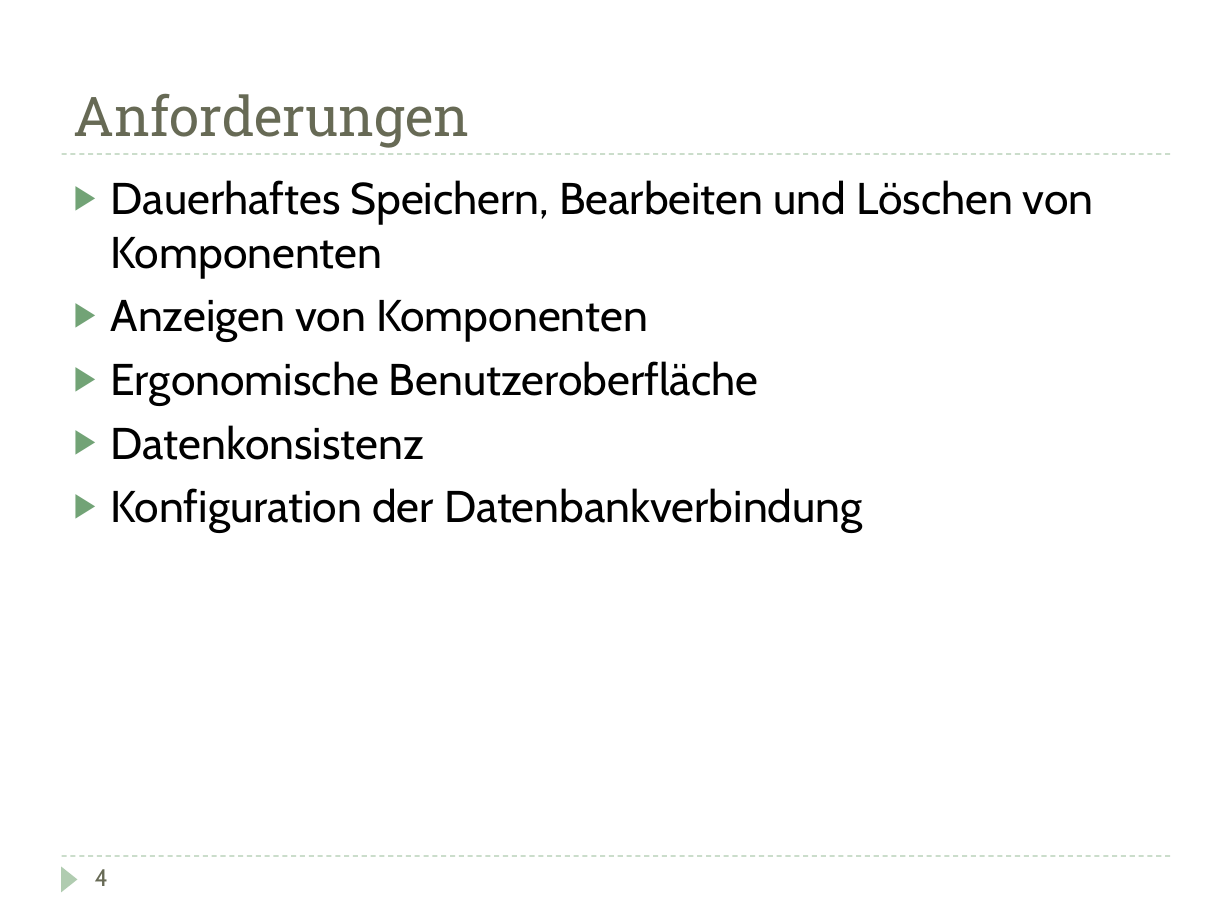
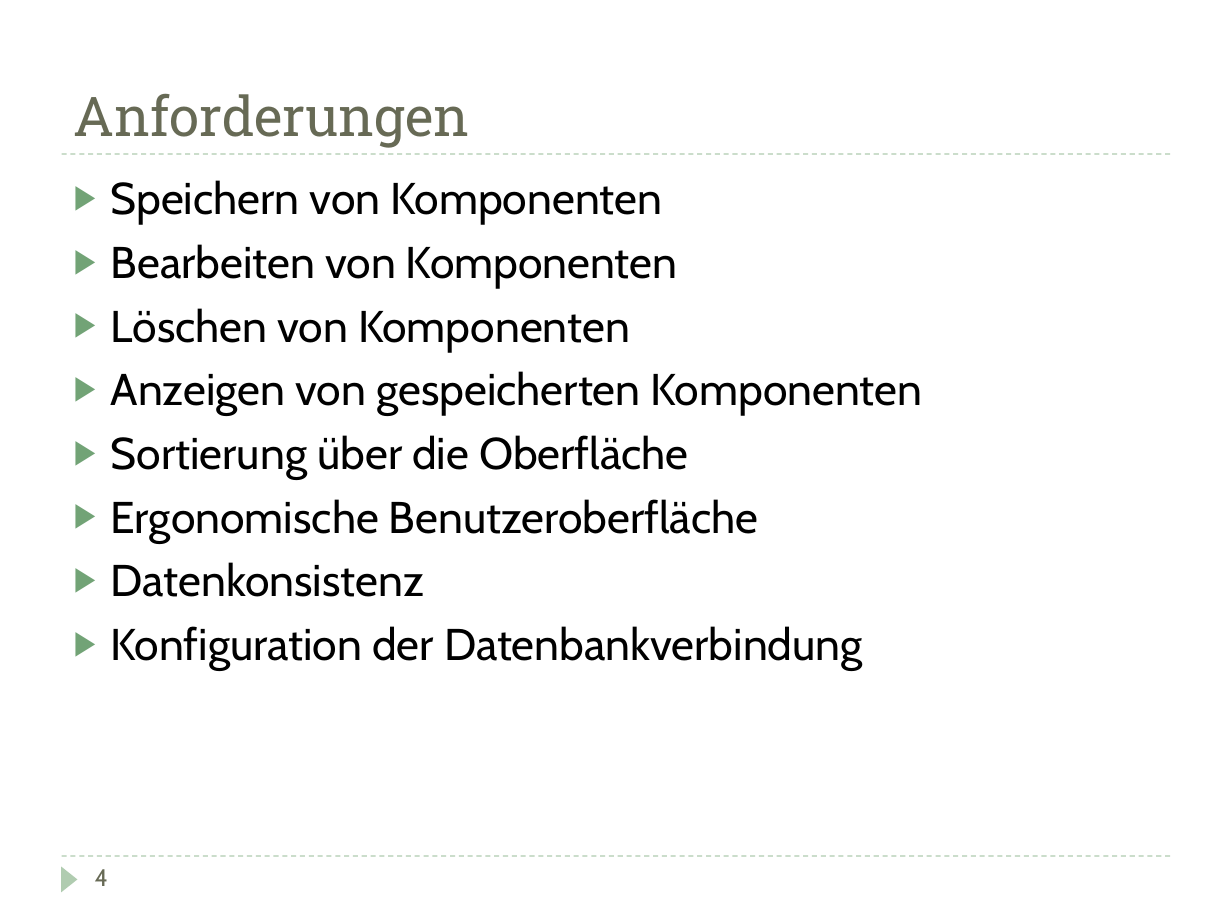
Before and after one commit to DarksideCode/Inventory-Management-System, a slide deck: slide 5 of Doku/Präsentation.pptx. Drawn at 1232x924 pixels with LibreOffice and Linux fonts; fonts in the diff are those of the drawing. Boxes give left, top, right and bottom in pixels: in the first picture for what was removed or moved away, otherwise in the second. Text is boxed around its words. In the diff, an @@ line names an element or a change of style, - is before the commit and + after.

```diff
--- a/Doku/Präsentation.pptx
+++ b/Doku/Präsentation.pptx
@@ text at <box>111,180,923,479</box>: text changed @@
-▶ Dauerhaftes Speichern, Bearbeiten und Löschen von Komponenten
-▶ Anzeigen von Komponenten
+▶ Speichern von Komponenten
+▶ Bearbeiten von Komponenten
+▶ Löschen von Komponenten
+▶ Anzeigen von gespeicherten Komponenten
+▶ Sortierung über die Oberfläche
```
Also in this commit, not shown: 4 other slides changed, 2 other files.
